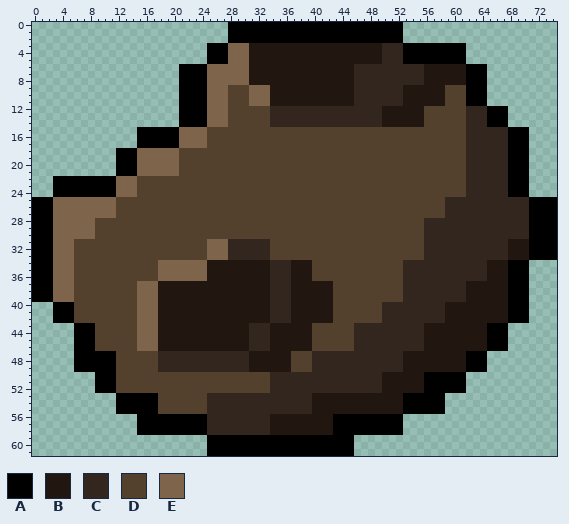
Sprite sheet: assets/sprites/spr_asteroid_0.png. The first picture shows the starting point.
The file is 75x62 pixels.
Palette (. is transparent): A #000000  B #221710  C #33261e  D #54412d  E #7d644a
Pixels before, first column x 0:
 0 ............................AAAAAAAAAAAAAAAAAAAAAAAAA......................
 1 ............................AAAAAAAAAAAAAAAAAAAAAAAAA......................
 2 ............................AAAAAAAAAAAAAAAAAAAAAAAAA......................
 3 .........................AAAEEEBBBBBBBBBBBBBBBBBBBCCCAAAAAAAAA.............
 4 .........................AAAEEEBBBBBBBBBBBBBBBBBBBCCCAAAAAAAAA.............
 5 .........................AAAEEEBBBBBBBBBBBBBBBBBBBCCCAAAAAAAAA.............
 6 .....................AAAAEEEEEEBBBBBBBBBBBBBBBCCCCCCCCCCBBBBBBAAA..........
 7 .....................AAAAEEEEEEBBBBBBBBBBBBBBBCCCCCCCCCCBBBBBBAAA..........
 8 .....................AAAAEEEEEEBBBBBBBBBBBBBBBCCCCCCCCCCBBBBBBAAA..........
 9 .....................AAAAEEEDDDEEEBBBBBBBBBBBBCCCCCCCBBBBBBDDDAAA..........
10 .....................AAAAEEEDDDEEEBBBBBBBBBBBBCCCCCCCBBBBBBDDDAAA..........
11 .....................AAAAEEEDDDEEEBBBBBBBBBBBBCCCCCCCBBBBBBDDDAAA..........
12 .....................AAAAEEEDDDDDDCCCCCCCCCCCCCCCCBBBBBBDDDDDDCCCAAA.......
13 .....................AAAAEEEDDDDDDCCCCCCCCCCCCCCCCBBBBBBDDDDDDCCCAAA.......
14 .....................AAAAEEEDDDDDDCCCCCCCCCCCCCCCCBBBBBBDDDDDDCCCAAA.......
15 ...............AAAAAAEEEEDDDDDDDDDDDDDDDDDDDDDDDDDDDDDDDDDDDDDCCCCCCAAA....
16 ...............AAAAAAEEEEDDDDDDDDDDDDDDDDDDDDDDDDDDDDDDDDDDDDDCCCCCCAAA....
17 ...............AAAAAAEEEEDDDDDDDDDDDDDDDDDDDDDDDDDDDDDDDDDDDDDCCCCCCAAA....
18 ............AAAEEEEEEDDDDDDDDDDDDDDDDDDDDDDDDDDDDDDDDDDDDDDDDDCCCCCCAAA....
19 ............AAAEEEEEEDDDDDDDDDDDDDDDDDDDDDDDDDDDDDDDDDDDDDDDDDCCCCCCAAA....
20 ............AAAEEEEEEDDDDDDDDDDDDDDDDDDDDDDDDDDDDDDDDDDDDDDDDDCCCCCCAAA....
21 ............AAAEEEEEEDDDDDDDDDDDDDDDDDDDDDDDDDDDDDDDDDDDDDDDDDCCCCCCAAA....
22 ...AAAAAAAAAEEEDDDDDDDDDDDDDDDDDDDDDDDDDDDDDDDDDDDDDDDDDDDDDDDCCCCCCAAA....
23 ...AAAAAAAAAEEEDDDDDDDDDDDDDDDDDDDDDDDDDDDDDDDDDDDDDDDDDDDDDDDCCCCCCAAA....
24 ...AAAAAAAAAEEEDDDDDDDDDDDDDDDDDDDDDDDDDDDDDDDDDDDDDDDDDDDDDDDCCCCCCAAA....
25 AAAEEEEEEEEEDDDDDDDDDDDDDDDDDDDDDDDDDDDDDDDDDDDDDDDDDDDDDDDCCCCCCCCCCCCAAAA
26 AAAEEEEEEEEEDDDDDDDDDDDDDDDDDDDDDDDDDDDDDDDDDDDDDDDDDDDDDDDCCCCCCCCCCCCAAAA
27 AAAEEEEEEEEEDDDDDDDDDDDDDDDDDDDDDDDDDDDDDDDDDDDDDDDDDDDDDDDCCCCCCCCCCCCAAAA
28 AAAEEEEEEDDDDDDDDDDDDDDDDDDDDDDDDDDDDDDDDDDDDDDDDDDDDDDDCCCCCCCCCCCCCCCAAAA
29 AAAEEEEEEDDDDDDDDDDDDDDDDDDDDDDDDDDDDDDDDDDDDDDDDDDDDDDDCCCCCCCCCCCCCCCAAAA
30 AAAEEEEEEDDDDDDDDDDDDDDDDDDDDDDDDDDDDDDDDDDDDDDDDDDDDDDDCCCCCCCCCCCCCCCAAAA
31 AAAEEEDDDDDDDDDDDDDDDDDDDEEECCCCCCDDDDDDDDDDDDDDDDDDDDDDCCCCCCCCCCCCBBBAAAA
32 AAAEEEDDDDDDDDDDDDDDDDDDDEEECCCCCCDDDDDDDDDDDDDDDDDDDDDDCCCCCCCCCCCCBBBAAAA
33 AAAEEEDDDDDDDDDDDDDDDDDDDEEECCCCCCDDDDDDDDDDDDDDDDDDDDDDCCCCCCCCCCCCBBBAAAA
34 AAAEEEDDDDDDDDDDDDEEEEEEEBBBBBBBBBCCCBBBDDDDDDDDDDDDDCCCCCCCCCCCCBBBAAA....
35 AAAEEEDDDDDDDDDDDDEEEEEEEBBBBBBBBBCCCBBBDDDDDDDDDDDDDCCCCCCCCCCCCBBBAAA....
36 AAAEEEDDDDDDDDDDDDEEEEEEEBBBBBBBBBCCCBBBDDDDDDDDDDDDDCCCCCCCCCCCCBBBAAA....
37 AAAEEEDDDDDDDDDEEEBBBBBBBBBBBBBBBBCCCBBBBBBDDDDDDDDDDCCCCCCCCCBBBBBBAAA....
38 AAAEEEDDDDDDDDDEEEBBBBBBBBBBBBBBBBCCCBBBBBBDDDDDDDDDDCCCCCCCCCBBBBBBAAA....
39 AAAEEEDDDDDDDDDEEEBBBBBBBBBBBBBBBBCCCBBBBBBDDDDDDDDDDCCCCCCCCCBBBBBBAAA....
40 ...AAADDDDDDDDDEEEBBBBBBBBBBBBBBBBCCCBBBBBBDDDDDDDCCCCCCCCCBBBBBBBBBAAA....
41 ...AAADDDDDDDDDEEEBBBBBBBBBBBBBBBBCCCBBBBBBDDDDDDDCCCCCCCCCBBBBBBBBBAAA....
42 ...AAADDDDDDDDDEEEBBBBBBBBBBBBBBBBCCCBBBBBBDDDDDDDCCCCCCCCCBBBBBBBBBAAA....
43 ......AAADDDDDDEEEBBBBBBBBBBBBBCCCBBBBBBDDDDDDCCCCCCCCCCBBBBBBBBBAAA.......
44 ......AAADDDDDDEEEBBBBBBBBBBBBBCCCBBBBBBDDDDDDCCCCCCCCCCBBBBBBBBBAAA.......
45 ......AAADDDDDDEEEBBBBBBBBBBBBBCCCBBBBBBDDDDDDCCCCCCCCCCBBBBBBBBBAAA.......
46 ......AAADDDDDDEEEBBBBBBBBBBBBBCCCBBBBBBDDDDDDCCCCCCCCCCBBBBBBBBBAAA.......
47 ......AAAAAADDDDDDCCCCCCCCCCCCCBBBBBBDDDCCCCCCCCCCCCCBBBBBBBBBAAA..........
48 ......AAAAAADDDDDDCCCCCCCCCCCCCBBBBBBDDDCCCCCCCCCCCCCBBBBBBBBBAAA..........
49 ......AAAAAADDDDDDCCCCCCCCCCCCCBBBBBBDDDCCCCCCCCCCCCCBBBBBBBBBAAA..........
50 .........AAADDDDDDDDDDDDDDDDDDDDDDCCCCCCCCCCCCCCCCBBBBBBAAAAAA.............
51 .........AAADDDDDDDDDDDDDDDDDDDDDDCCCCCCCCCCCCCCCCBBBBBBAAAAAA.............
52 .........AAADDDDDDDDDDDDDDDDDDDDDDCCCCCCCCCCCCCCCCBBBBBBAAAAAA.............
53 ............AAAAAADDDDDDDCCCCCCCCCCCCCCCBBBBBBBBBBBBBAAAAAA................
54 ............AAAAAADDDDDDDCCCCCCCCCCCCCCCBBBBBBBBBBBBBAAAAAA................
55 ............AAAAAADDDDDDDCCCCCCCCCCCCCCCBBBBBBBBBBBBBAAAAAA................
56 ...............AAAAAAAAAACCCCCCCCCBBBBBBBBBAAAAAAAAAA......................
57 ...............AAAAAAAAAACCCCCCCCCBBBBBBBBBAAAAAAAAAA......................
58 ...............AAAAAAAAAACCCCCCCCCBBBBBBBBBAAAAAAAAAA......................
59 .........................AAAAAAAAAAAAAAAAAAAAA.............................
60 .........................AAAAAAAAAAAAAAAAAAAAA.............................
61 .........................AAAAAAAAAAAAAAAAAAAAA.............................
The same view after the edit:
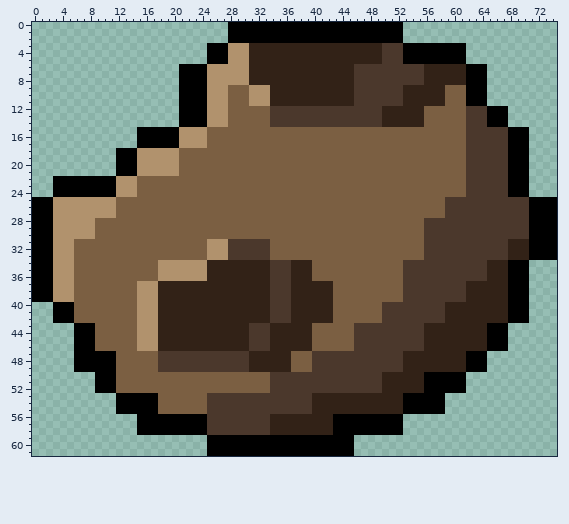
Message: asset: lightening asteroid for easier readability
The exact change:
Colour B changes from #221710 to #322217.
Colour C changes from #33261e to #4b382c.
Colour D changes from #54412d to #7b5f42.
Colour E changes from #7d644a to #b1926d.
Boxes around the changes in both pictures, in picture pixels (x1, y1, x2, y2):
changed: (53, 43, 529, 435)
